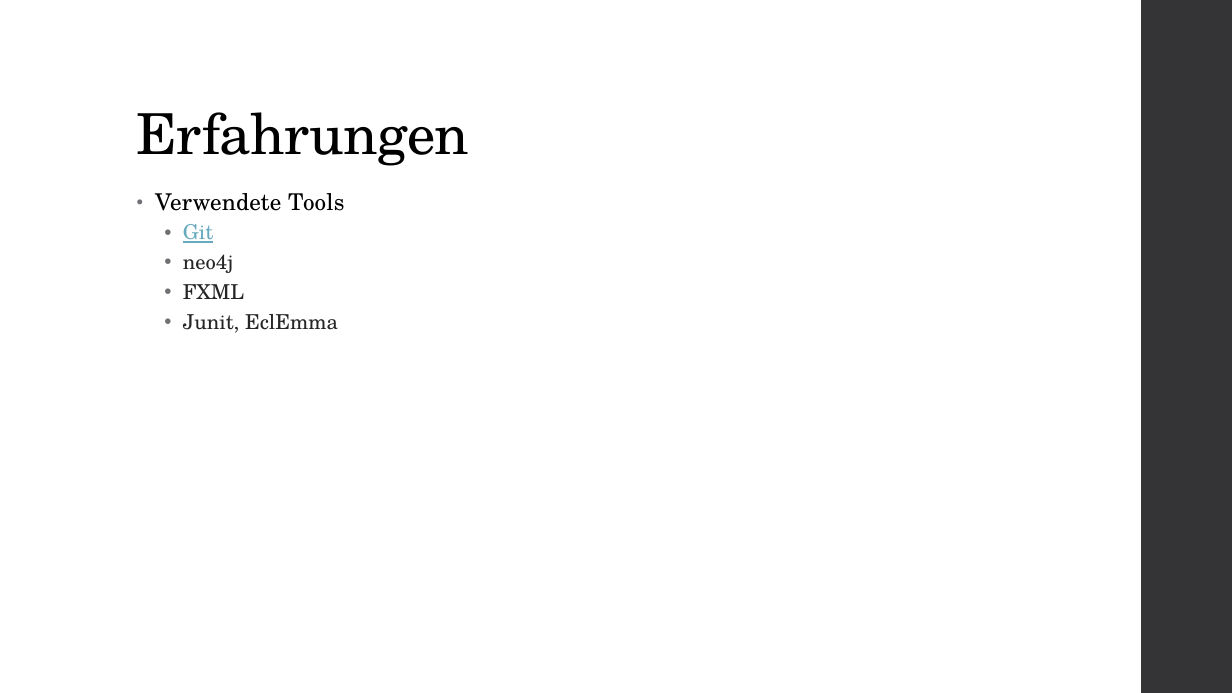
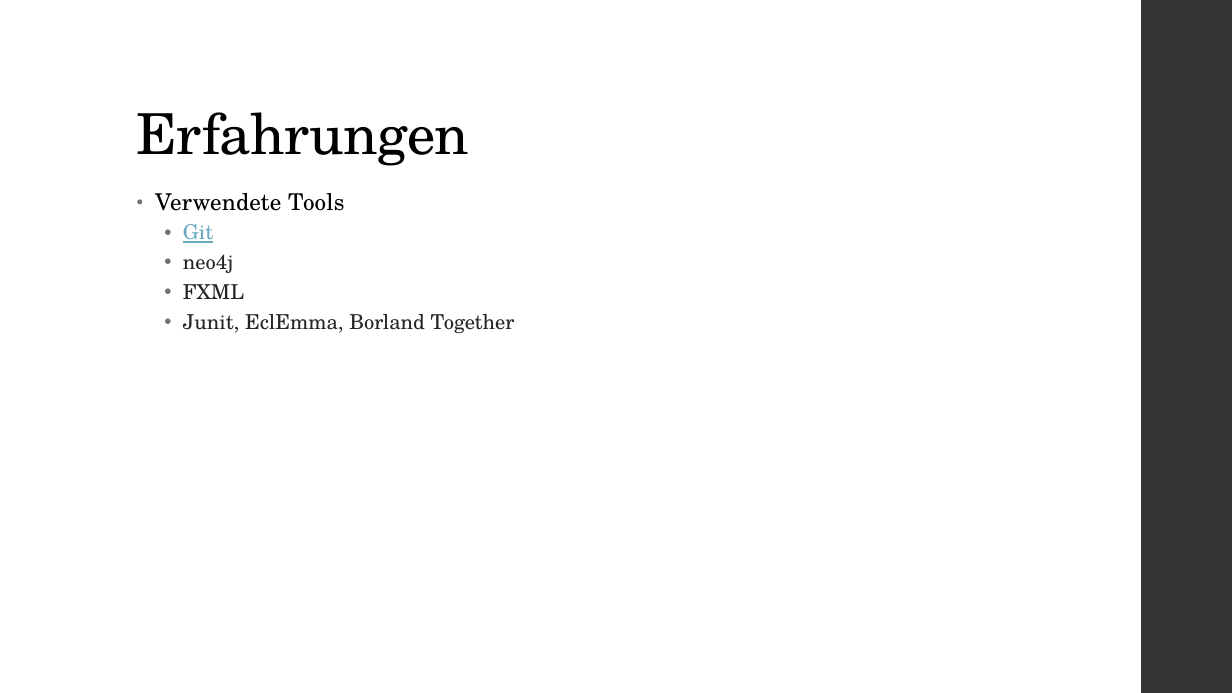
Before and after one commit to SWEHashiSG/hashi, a slide deck: slide 11 of documentation/Präsentation_Hashi_TeamSG.pptx. Drawn at 1232x693 pixels with LibreOffice and Linux fonts; fonts in the diff are those of the drawing. Boxes give left, top, right and bottom in pixels: in the first picture for what was removed or moved away, otherwise in the second. Text is boxed around its words. In the diff, an @@ line names an element or a change of style, - is before the commit and + after.

```diff
--- a/documentation/Präsentation_Hashi_TeamSG.pptx
+++ b/documentation/Präsentation_Hashi_TeamSG.pptx
@@ text at (183,314,515,333): text changed @@
-  • Junit, EclEmma
+  • Junit, EclEmma, Borland Together
```
Also in this commit, not shown: 1 other file.
